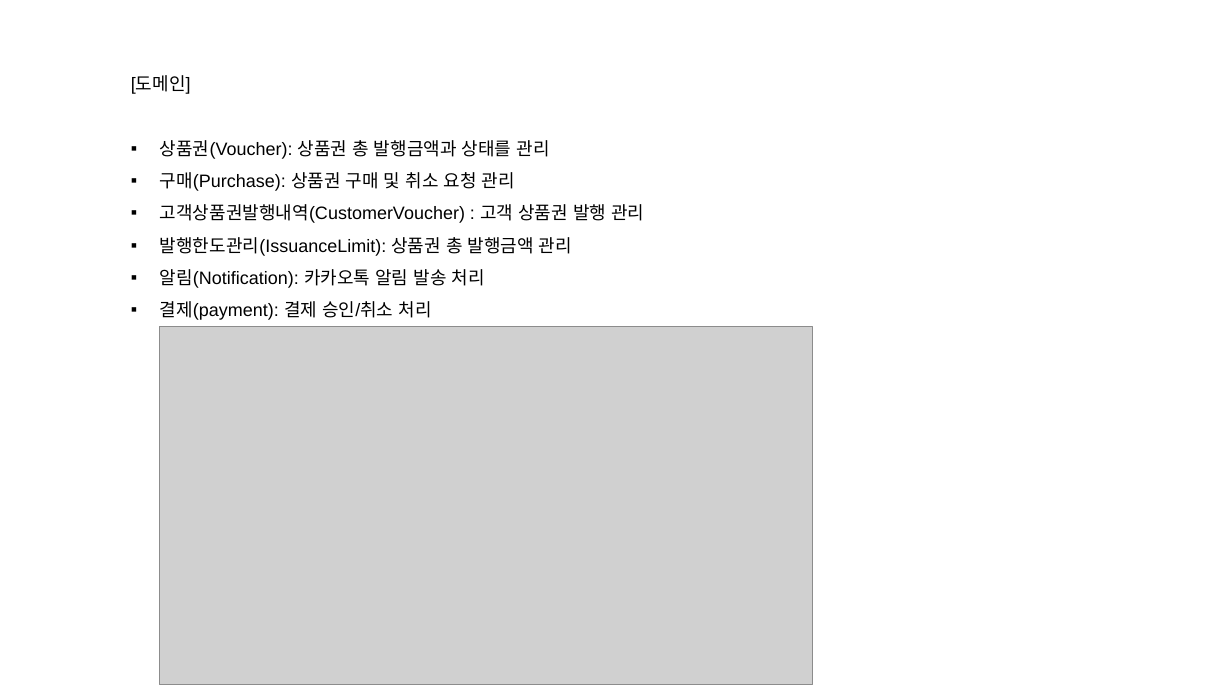
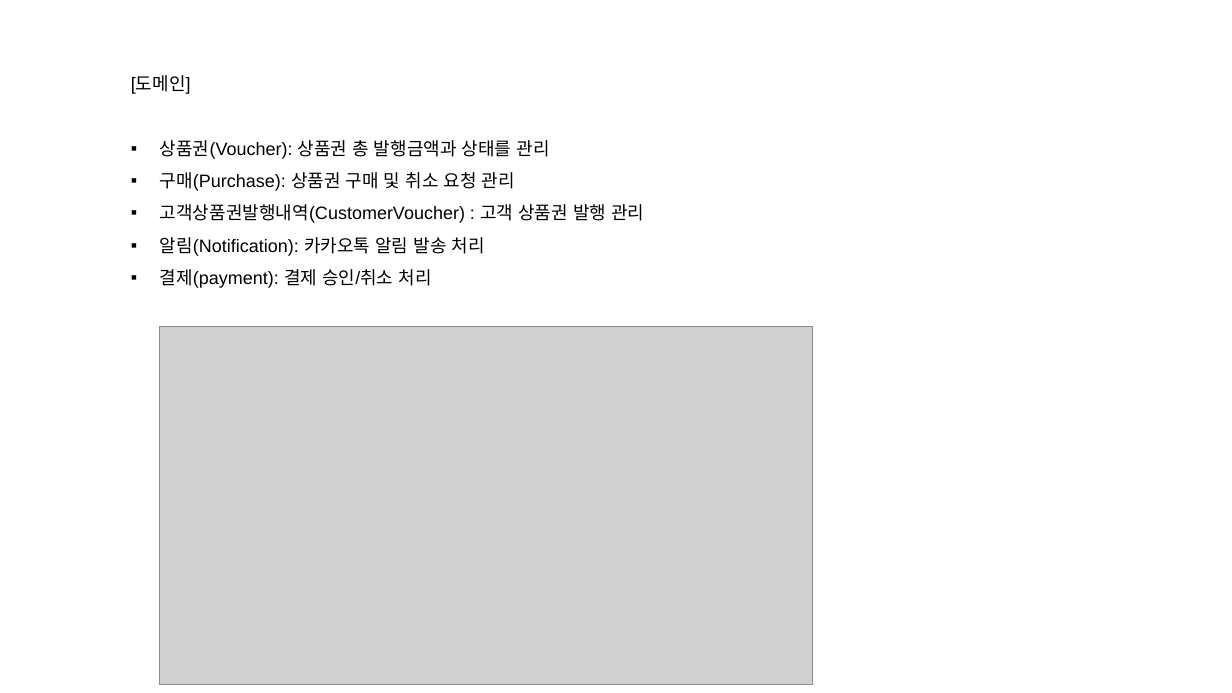
Before and after one commit to jandbond/kvcmall01, a slide deck: slide 3 of MSA_K-VCMall.pptx (slide 4 before the commit). Drawn at 1232x693 pixels with LibreOffice and Linux fonts; fonts in the diff are those of the drawing; grey boxes stand for pictures. Boxes give left, top, right and bottom in pixels: in the first picture for what was removed or moved away, otherwise in the second. Text is boxed around its words. In the diff, an @@ line names an element or a change of style, - is before the commit and + after.

```diff
--- a/MSA_K-VCMall.pptx
+++ b/MSA_K-VCMall.pptx
@@ text at box(160, 237, 572, 256): paragraph removed @@
-▪ 발행한도관리(IssuanceLimit): 상품권 총 발행금액 관리
```
